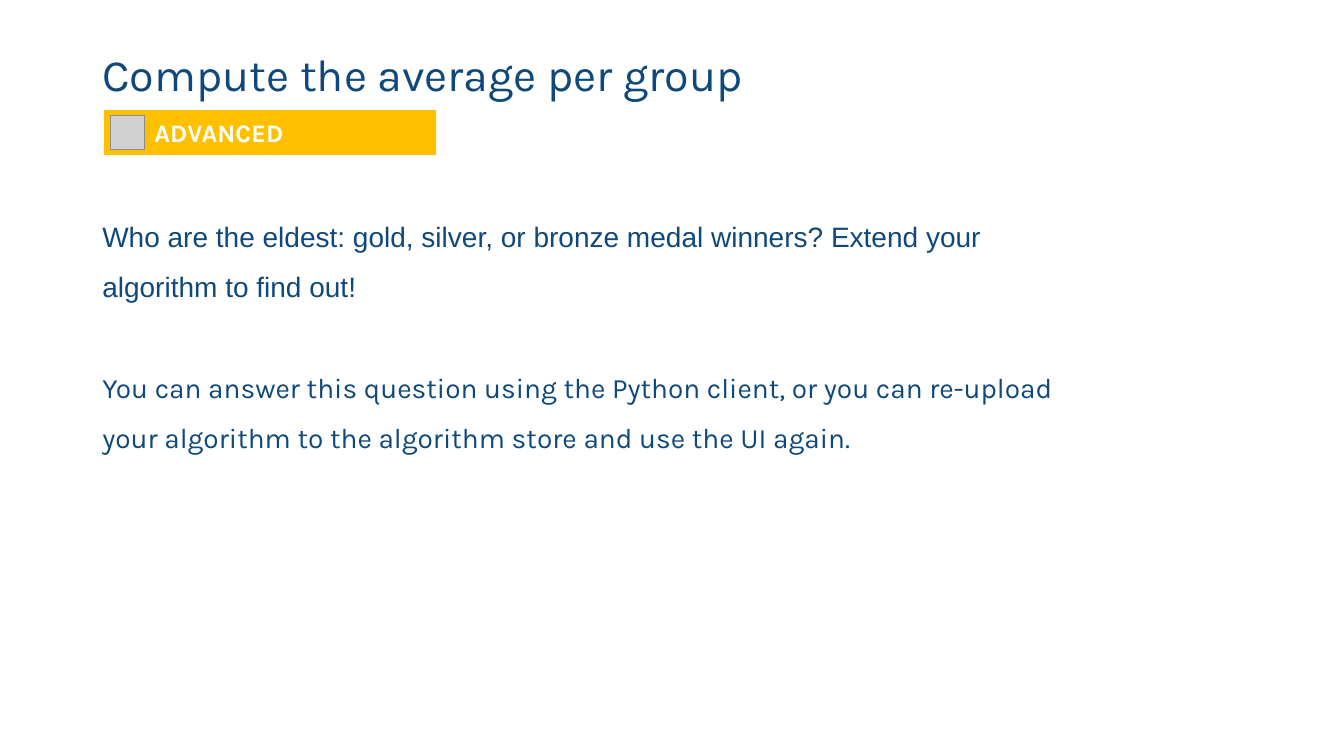
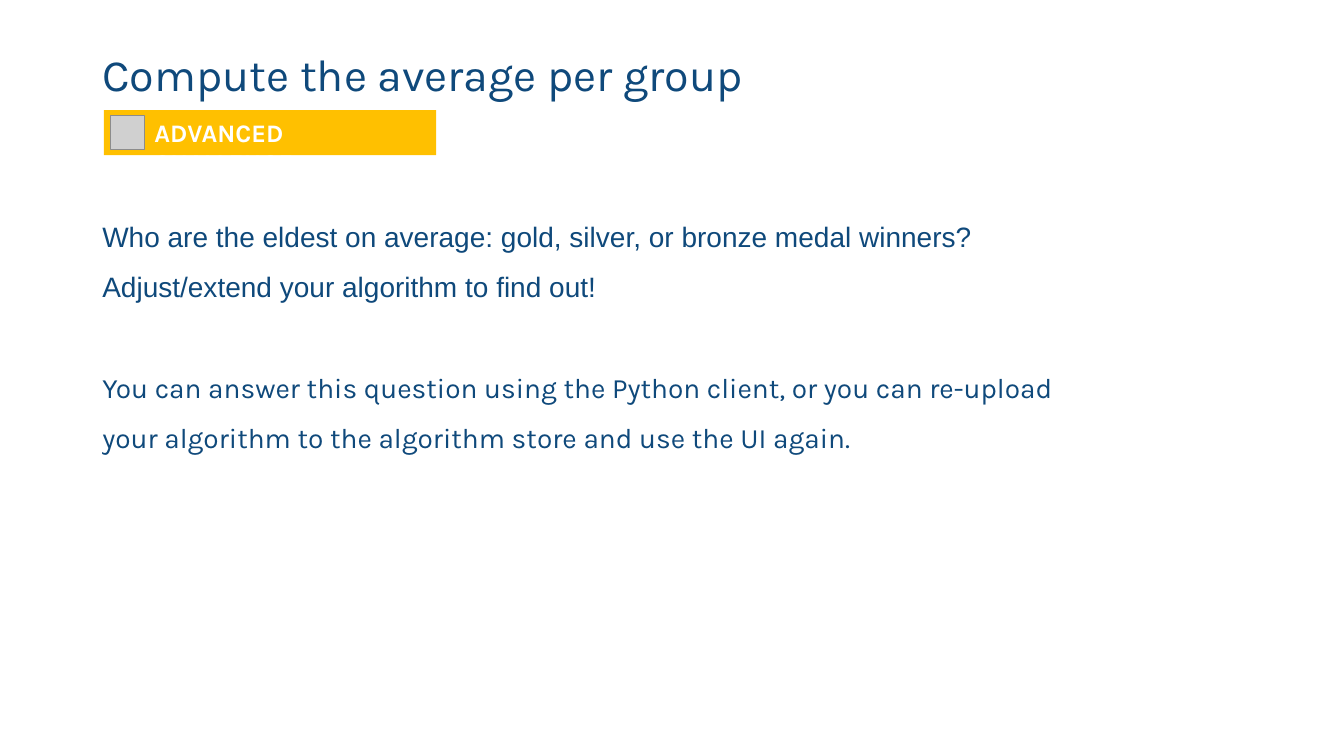
Before and after one commit to vantage6/vantage6-workshop, a slide deck: slide 30 of slides/chapter7_algorithm_development.pptx (slide 28 before the commit). Drawn at 1344x756 pixels with LibreOffice and Linux fonts; fonts in the diff are those of the drawing; grey boxes stand for pictures; background and template pictures are left out. Boxes give left, top, right and bottom in pixels: in the first picture for what was removed or moved away, otherwise in the second. Text is boxed around its words. In the diff, an @@ line names an element or a change of style, - is before the commit and + after.

```diff
--- a/slides/chapter7_algorithm_development.pptx
+++ b/slides/chapter7_algorithm_development.pptx
@@ text at [102,226,971,302]: text changed @@
-Who are the eldest: gold, silver, or bronze medal winners? Extend your algorithm to find out!
+Who are the eldest on average: gold, silver, or bronze medal winners? Adjust/extend your algorithm to find out!
```
Also in this commit, not shown: 6 other slides changed, 2 slides added.
